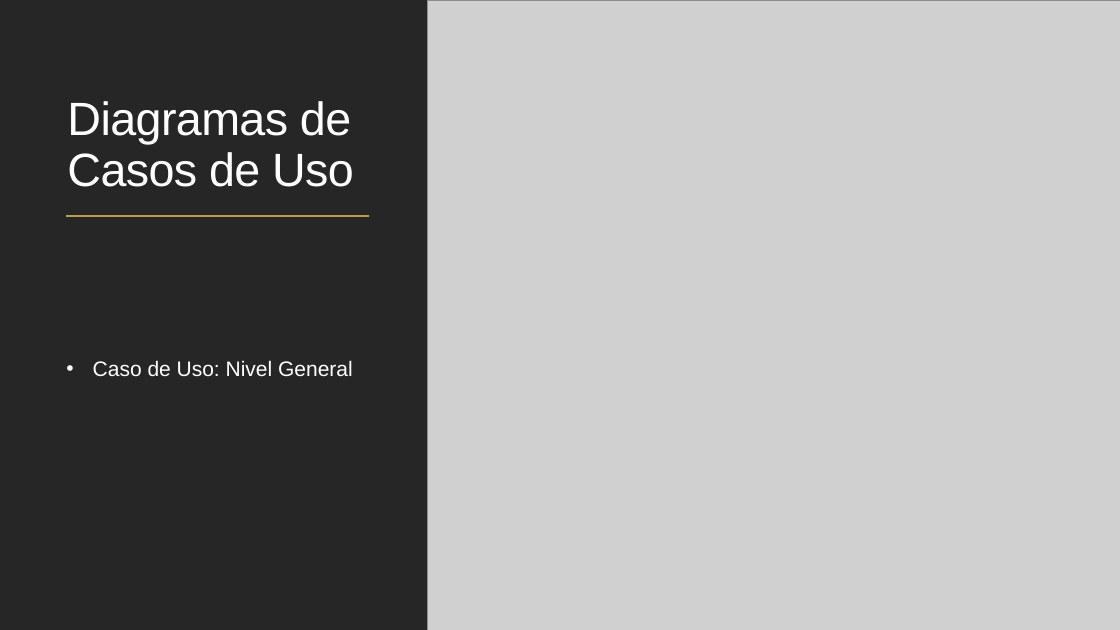
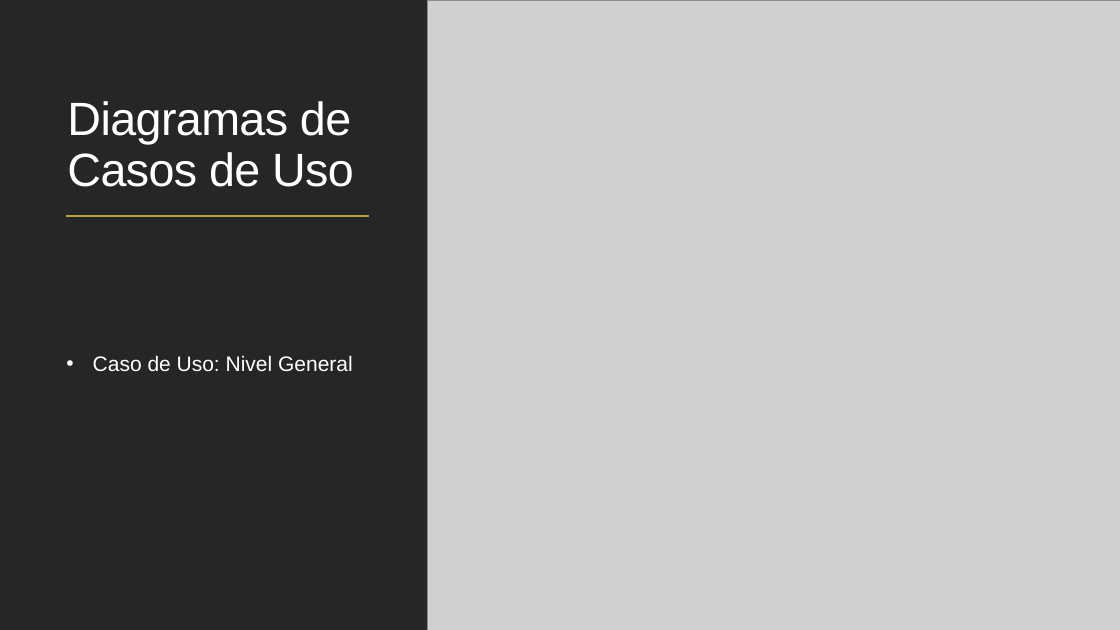
Before and after one commit to jaredait/minimal, a slide deck: slide 3 of Documentos aula virtual/Grupo 2 - Semana 2.pptx. Drawn at 1120x630 pixels with LibreOffice and Linux fonts; fonts in the diff are those of the drawing; grey boxes stand for pictures. Boxes give left, top, right and bottom in pixels: in the first picture for what was removed or moved away, otherwise in the second. Text is boxed around its words. In the diff, an @@ line names an element or a change of style, - is before the commit and + after.

Commit message:
Update Grupo 2 - Semana 2.pptx
Diagramas corregidos

```diff
--- a/Documentos aula virtual/Grupo 2 - Semana 2.pptx
+++ b/Documentos aula virtual/Grupo 2 - Semana 2.pptx
@@ text "Caso de Uso: Nivel General" moved from (x1=93, y1=360, x2=353, y2=376) to (x1=93, y1=355, x2=353, y2=371) @@
```
